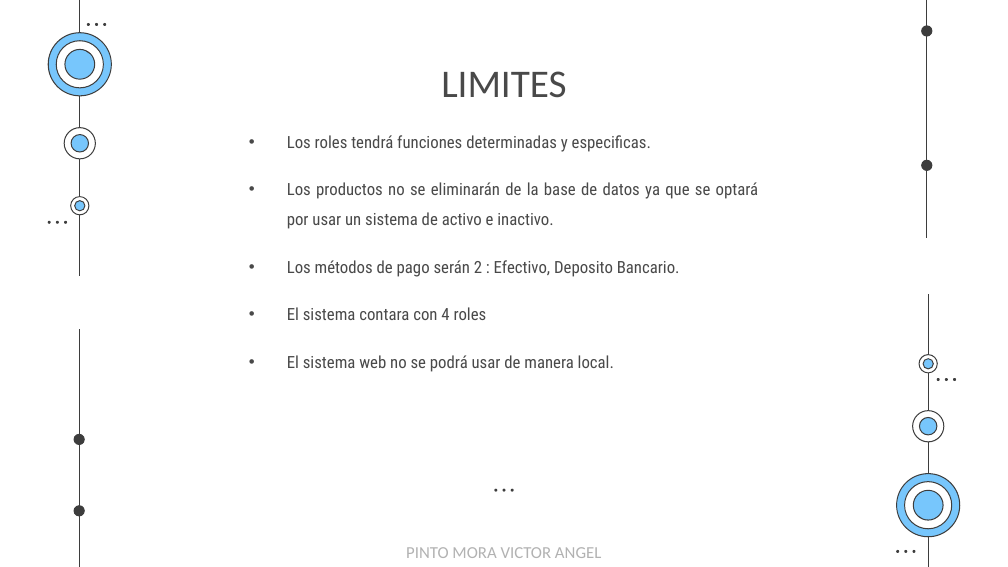
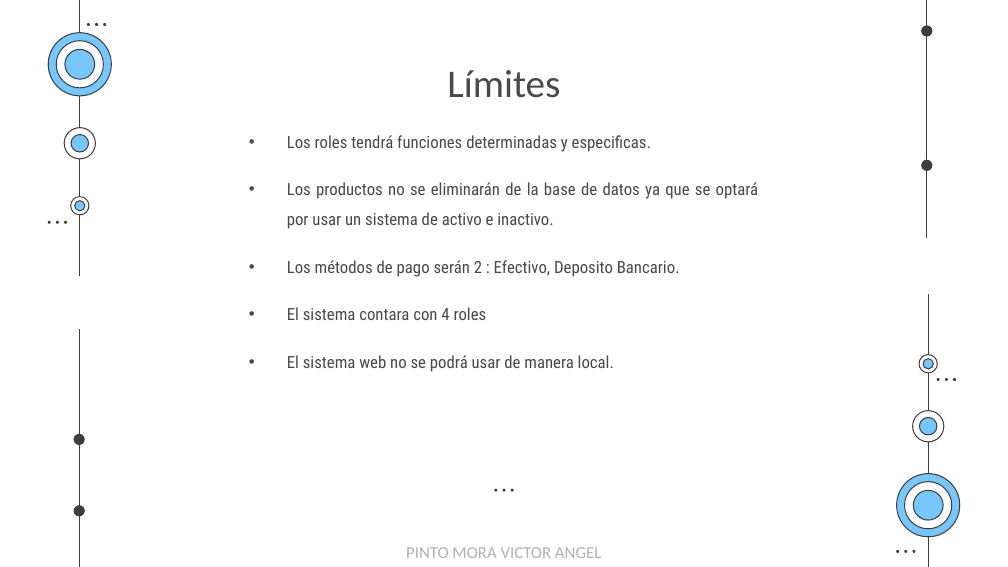
Before and after one commit to EgCooper/Mxt-Technology, a slide deck: slide 14 of Documentacion/Mxt-Technology Presentacion.pptx. Drawn at 1008x567 pixels with LibreOffice and Linux fonts; fonts in the diff are those of the drawing. Boxes give left, top, right and bottom in pixels: in the first picture for what was removed or moved away, otherwise in the second. Text is boxed around its words. In the diff, an @@ line names an element or a change of style, - is before the commit and + after.

```diff
--- a/Documentacion/Mxt-Technology Presentacion.pptx
+++ b/Documentacion/Mxt-Technology Presentacion.pptx
@@ title at [447,70,560,98]: text changed @@
-LIMITES
+Límites
```
Also in this commit, not shown: 17 other slides changed, 1 slide added, 1 other file.
